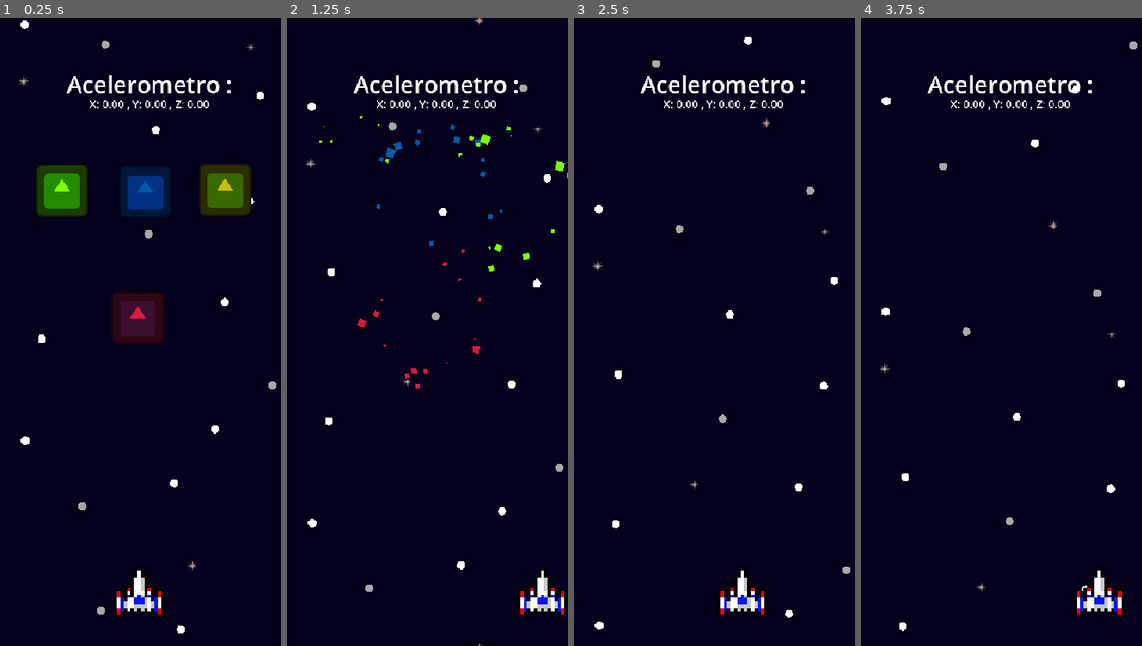
Above: before the commit, frames 1-4 (left to right).
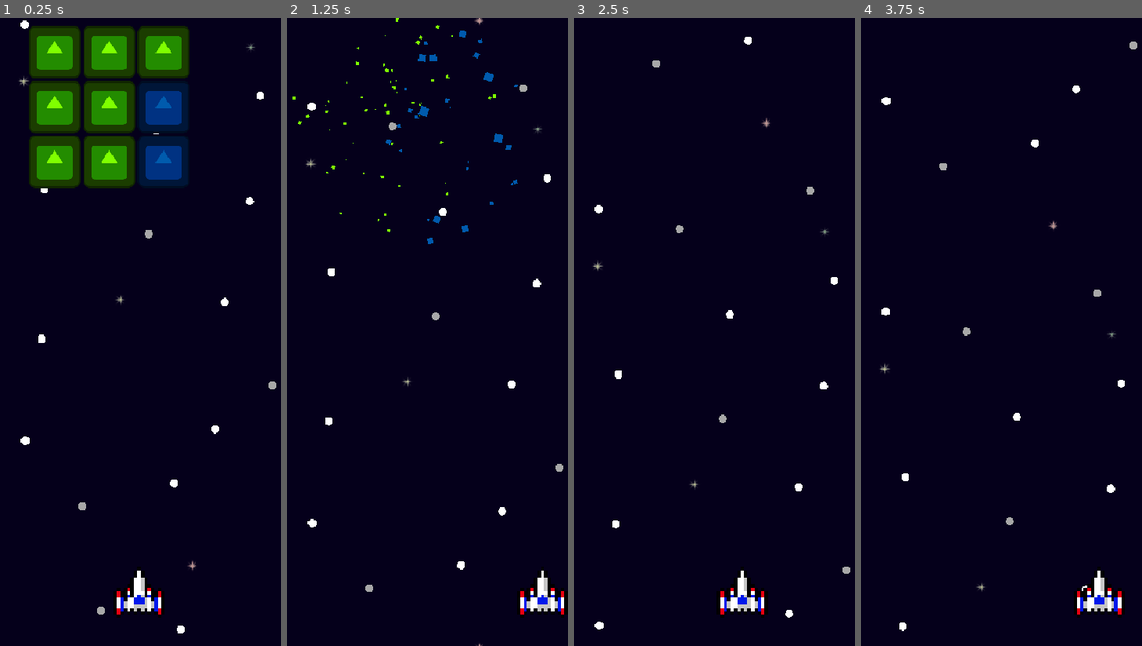
Above: after the commit, the same moments.

Repository: Juawo/space-shooter
Game: Godot game, scene res://scenes/game/gameWorld/game_world.tscn
Same seed, same stepped clock (60 frames per second), same inputs: the game is played once before the commit and once after it. The engine's default icon, where the game draws it, is replaced by a stand-in: a white triangle on a blue panel in a dark square.
Inputs:
- Up to frame 1 (0.25 s): no input
- Up to frame 2 (1.25 s): tap Enter at 0.5 s; hold Right (ui_right) from 0.53 s (still down)
- Up to frame 3 (2.5 s): release Right (ui_right) at 1.28 s; hold Left (ui_left) 1.28-2.03 s; hold Right (ui_right) from 2.03 s (still down)
- Up to frame 4 (3.75 s): release Right (ui_right) at 3.53 s; hold Left (ui_left) from 3.53 s (still down)

The runs differ from the first frame. In frame 1, 18% of the frame differs, in the area x 10-90%, y 1-52%; in frame 2, 1.9%; in frame 3, 0.8%; in frame 4, 0.8%.

Commit message:
Refactor game world and enemies spawner; remove unused variables and update scene references

Diff:
--- a/scenes/game/gameWorld/game_world.tscn
+++ b/scenes/game/gameWorld/game_world.tscn
@@ -1,12 +1,9 @@
-[gd_scene load_steps=8 format=3 uid="uid://deo2xlnjykoj2"]
+[gd_scene load_steps=5 format=3 uid="uid://deo2xlnjykoj2"]
 
 [ext_resource type="Script" uid="uid://0tpc5vgmu38i" path="res://scripts/game/gameWorld/game_world.gd" id="1_im6e1"]
 [ext_resource type="PackedScene" uid="uid://set2xcrxaxm8" path="res://scenes/game/background/background.tscn" id="1_r2iep"]
 [ext_resource type="PackedScene" uid="uid://c8bvrgnu7smjw" path="res://scenes/game/player/player.tscn" id="2_lcs20"]
-[ext_resource type="PackedScene" uid="uid://d0sa2qitm3h5r" path="res://scenes/game/enemies/enemie2/enemie_2.tscn" id="4_7j6fr"]
-[ext_resource type="PackedScene" uid="uid://3eqm5l1q0og3" path="res://scenes/game/enemies/enemie1/enemie_1.tscn" id="4_uepgv"]
-[ext_resource type="PackedScene" uid="uid://x0hkj03rb8y1" path="res://scenes/game/enemies/enemie4/enemie_4.tscn" id="6_x5ux2"]
-[ext_resource type="PackedScene" uid="uid://diweol6fsnpgp" path="res://scenes/game/enemies/enemie3/enemie_3.tscn" id="7_kc0ue"]
+[ext_resource type="PackedScene" uid="uid://b6ldni36gxx0u" path="res://scenes/game/enemies/enemies-spawner/enemies_spawner.tscn" id="4_uepgv"]
 
 [node name="GameWorld" type="Node2D"]
 script = ExtResource("1_im6e1")
@@ -17,31 +14,4 @@
 [node name="Player" parent="." instance=ExtResource("2_lcs20")]
 position = Vector2(204, 840)
 
-[node name="TitleAccel" type="Label" parent="."]
-offset_left = 93.0
-offset_top = 73.0
-offset_right = 345.0
-offset_bottom = 120.0
-theme_override_font_sizes/font_size = 34
-text = "Acelerometro :"
-horizontal_alignment = 1
-
-[node name="AccelData" type="Label" parent="."]
-offset_left = 76.0
-offset_top = 114.0
-offset_right = 361.0
-offset_bottom = 161.0
-theme_override_font_sizes/font_size = 16
-horizontal_alignment = 1
-
-[node name="Enemie1" parent="." instance=ExtResource("4_uepgv")]
-position = Vector2(90.99999, 251.99998)
-
-[node name="Enemie2" parent="." instance=ExtResource("4_7j6fr")]
-position = Vector2(212.99998, 253.99998)
-
-[node name="Enemie4" parent="." instance=ExtResource("6_x5ux2")]
-position = Vector2(202, 438.00006)
-
-[node name="Enemie3" parent="." instance=ExtResource("7_kc0ue")]
-position = Vector2(330, 251)
+[node name="EnemiesSpawner" parent="." instance=ExtResource("4_uepgv")]
--- a/scripts/game/enemies/enemies-spawner/enemies_spawner.gd
+++ b/scripts/game/enemies/enemies-spawner/enemies_spawner.gd
@@ -71,9 +71,6 @@
 func _on_enemy_killed():
 	# O sinal é emitido ANTES do queue_free terminar,
 	# então checamos se resta apenas 1 (o que está morrendo agora)
-	print("sinal emitido")
-	print(enemies_grid.get_child_count())
-
 	if enemies_grid.get_child_count() <= 1:
 		print(enemies_grid.get_child_count())
 		print("Wave finalizada!")
--- a/scripts/game/gameWorld/game_world.gd
+++ b/scripts/game/gameWorld/game_world.gd
@@ -1,9 +1,3 @@
 extends Node2D
 
-@onready var accel_data: Label = $AccelData
 @onready var player: CharacterBody2D = $Player
-var accel_pos
-
-func _process(_delta: float) -> void:
-	accel_pos = player.accel_pos
-	accel_data.text = "X: %.2f , Y: %.2f , Z: %.2f" % [accel_pos.x, accel_pos.y, accel_pos.z]
